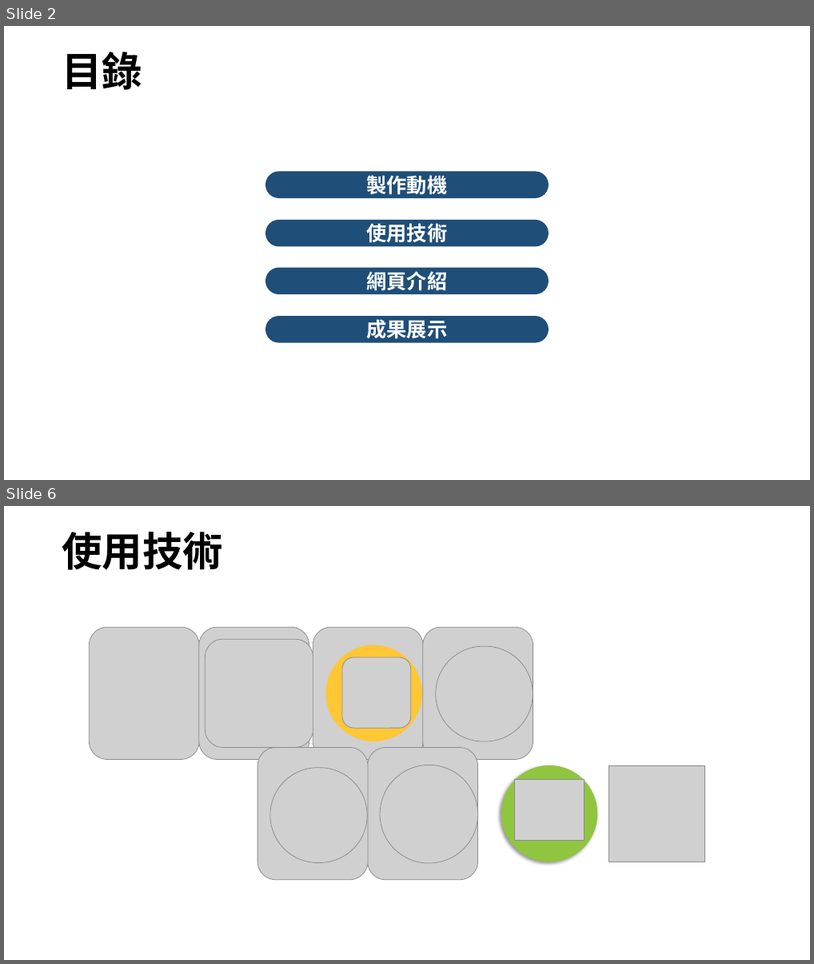
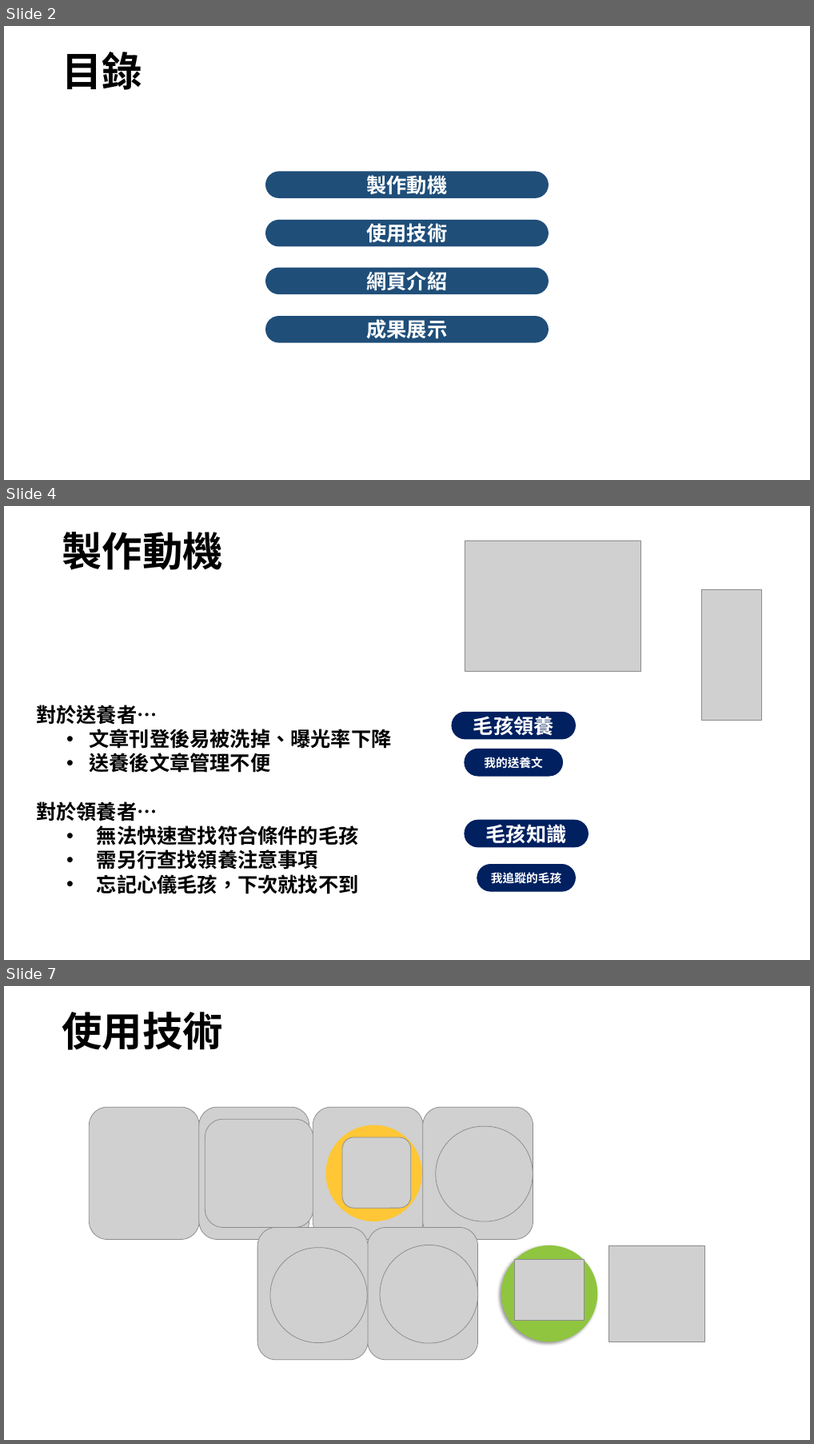
Before and after one commit to MFEE18-NO-8/MFEE18_NO8, a slide deck: ppt/第八組大專簡報.pptx. Shown one above the other, each under a label of ours: slides 2 and 6 before the commit, slides 2, 4 and 7 after it; the slides between them are not shown. The pictures are 814x964 and 814x1444 pixels, drawn with LibreOffice and Linux fonts; fonts in the diff are those of the drawing; grey boxes stand for pictures; background and template pictures are left out. Boxes give left, top, right and bottom in pixels: in the first picture for what was removed or moved away, otherwise in the second. Text is boxed around its words. In the diff, an @@ line names an element or a change of style, - is before the commit and + after.

```diff
--- a/ppt/第八組大專簡報.pptx
+++ b/ppt/第八組大專簡報.pptx
@@ slide 4 added at (4,506,810,960), background picture (left out) @@
@@ text added at (62,532,223,570), 48 pt, text #000000, bold @@
+製作動機
@@ picture added at (465,541,642,671) @@
@@ picture added at (702,590,762,720) @@
@@ text added at (36,704,391,894), 24 pt, text #000000, bold @@
+對於送養者…
+  • 文章刊登後易被洗掉、曝光率下降
+  • 送養後文章管理不便
+對於領養者…
+  • 無法快速查找符合條件的毛孩
+  • 需另行查找領養注意事項
+  • 忘記心儀毛孩，下次就找不到
@@ rounded rectangle added at (452,712,576,738), fill #002060, outline #002060 1 pt, 24 pt, text #FFFFFF, bold @@
+毛孩領養
@@ rounded rectangle added at (465,748,563,776), fill #002060, outline #002060 1 pt, 14 pt, text #FFFFFF, bold @@
+我的送養文
@@ rounded rectangle added at (465,820,588,847), fill #002060, outline #002060 1 pt, 24 pt, text #FFFFFF, bold @@
+毛孩知識
@@ rounded rectangle added at (478,864,576,891), fill #002060, outline #002060 1 pt, 14 pt, text #FFFFFF, bold @@
+我追蹤的毛孩
@@ what was slide 6 is now slide 7 @@
```
Also in this commit, not shown: 4 slides changed.
